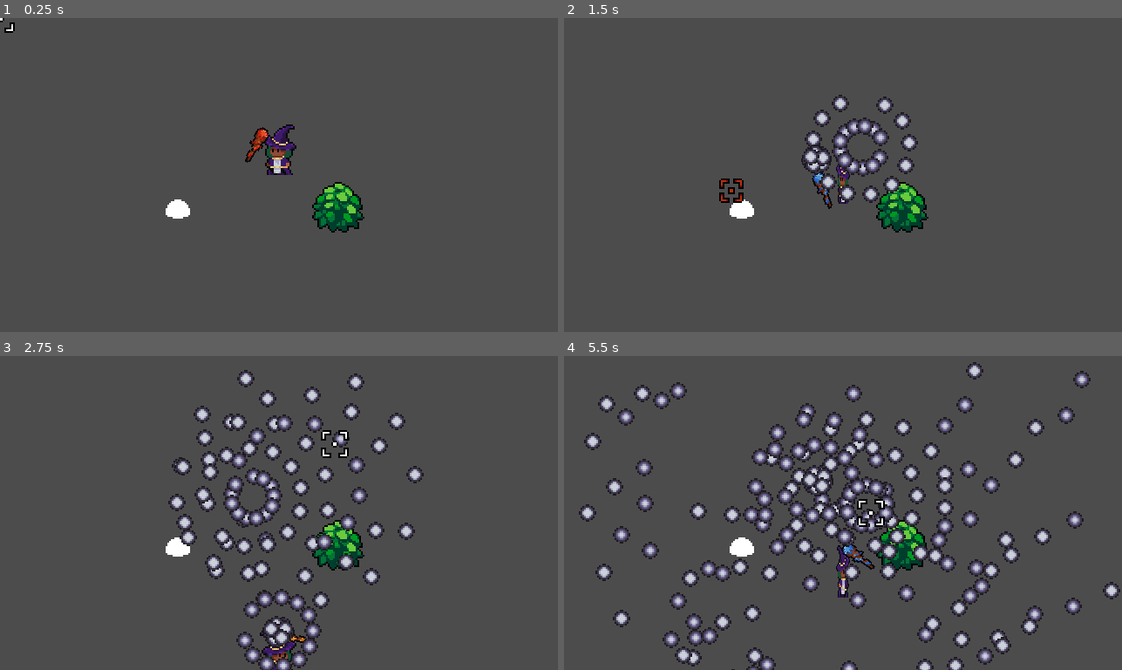
Above: before the commit, frames 1-4 (two rows, left to right).
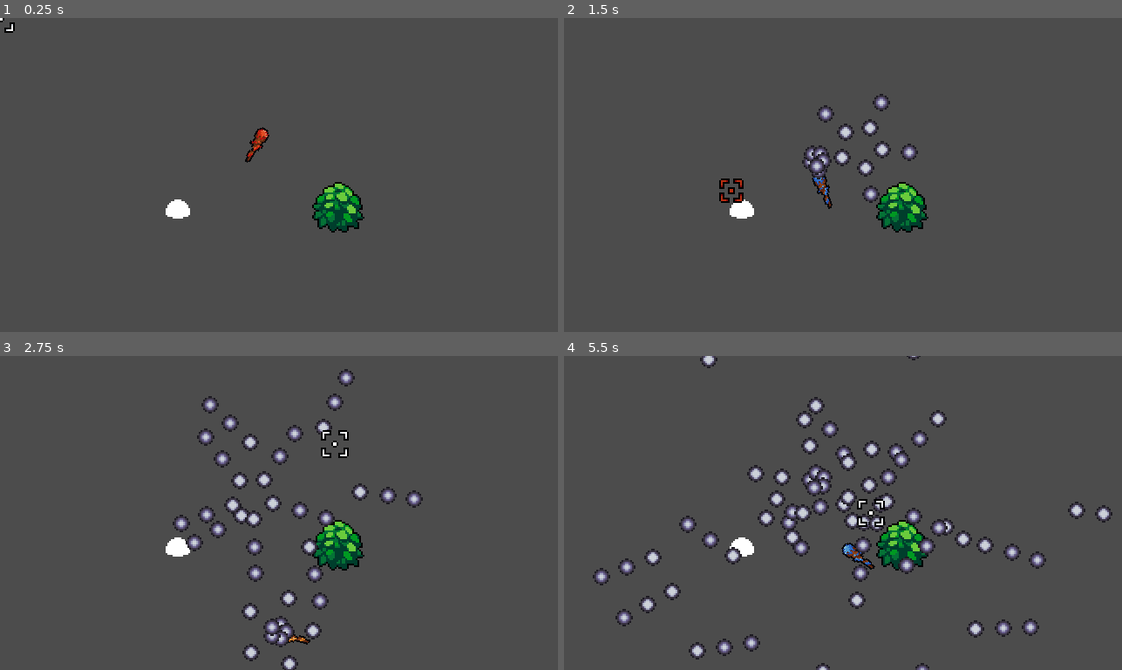
Above: after the commit, the same moments.

Repository: Triceru179/GameJam5
Game: Godot game, scene res://Main.tscn
The game is run twice, just before and just after one commit, with the same random seed, the same clock (stepped at 60 frames per second) and the same inputs.
Inputs (mouse positions are in pixels of both pictures, inside the frame that each line leads up to):
- Up to frame 1 (0.25 s): no input
- Up to frame 2 (1.5 s): move the mouse to (965, 159) at 0.52 s; hold E (action_color_swap_right) 0.53-1.28 s; click (965, 159) at 0.6 s; move the mouse to (731, 190) at 1.27 s; hold S (action_down) from 1.28 s (still down); click (731, 190) at 1.35 s
- Up to frame 3 (2.75 s): move the mouse to (334, 443) at 2.02 s; release S (action_down) at 2.03 s; hold E (action_color_swap_right) from 2.03 s (still down); click (334, 443) at 2.1 s
- Up to frame 4 (5.5 s): move the mouse to (815, 575) at 2.77 s; release E (action_color_swap_right) at 2.78 s; hold W (action_up) 2.78-3.53 s; click (815, 575) at 2.85 s; move the mouse to (1010, 560) at 3.52 s; hold Q (action_color_swap_left) 3.53-5.03 s; click (1010, 560) at 3.6 s; move the mouse to (675, 465) at 4.27 s; click (675, 465) at 4.35 s; move the mouse to (870, 513) at 5.02 s; hold S (action_down) from 5.03 s (still down); click (870, 513) at 5.1 s

The runs differ from the first frame. In frame 1, 0.6% of the frame differs, in the area x 47-54%, y 33-50%; in frame 2, 2.3%; in frame 3, 8.1%; in frame 4, 14%, in the area x 2-100%, y 0-100%.

Commit message:
Fixed attack spawner rotation bug

Diff:
--- a/actors/attacks/attack_datas/CircleAttack1.tres
+++ b/actors/attacks/attack_datas/CircleAttack1.tres
@@ -5,5 +5,5 @@
 
 [resource]
 script = ExtResource( 1 )
-projectiles = [ ExtResource( 2 ), ExtResource( 2 ), ExtResource( 2 ), ExtResource( 2 ), ExtResource( 2 ), ExtResource( 2 ), ExtResource( 2 ), ExtResource( 2 ), ExtResource( 2 ), ExtResource( 2 ), ExtResource( 2 ), ExtResource( 2 ) ]
+projectiles = [ ExtResource( 2 ), ExtResource( 2 ), ExtResource( 2 ), ExtResource( 2 ), ExtResource( 2 ) ]
 spread = 360.0
--- a/actors/attacks/attack_pattern_data.gd
+++ b/actors/attacks/attack_pattern_data.gd
@@ -1,7 +1,7 @@
 extends Resource
 class_name AttackPatternData
 
-export(float, 0, 360) var rotation_speed = 0
+export(float, 0, 360) var rotation_per_attack = 0
 export(float, 0.1, 0.5) var inbetween_delay = 0.1
 
 export(Array, Resource) var attack_datas = []
--- a/actors/attacks/attack_patterns/TripleCircle.tres
+++ b/actors/attacks/attack_patterns/TripleCircle.tres
@@ -5,6 +5,6 @@
 
 [resource]
 script = ExtResource( 1 )
-rotation_speed = 180.0
+rotation_per_attack = 0.0
 inbetween_delay = 0.5
 attack_datas = [ ExtResource( 2 ), ExtResource( 2 ), ExtResource( 2 ) ]
--- a/actors/enemies/slime/Slime.tscn
+++ b/actors/enemies/slime/Slime.tscn
@@ -24,21 +24,20 @@
 script = ExtResource( 6 )
 
 [node name="Body" parent="Pivot/BodyPivot" index="0"]
-material = SubResource( 3 )
+material = SubResource( 1 )
 texture = ExtResource( 2 )
 offset = Vector2( 0, -3 )
 hframes = 10
 
 [node name="Pushbox" parent="." index="2"]
-visible = true
-shape = SubResource( 1 )
+shape = SubResource( 2 )
 
 [node name="Hurtbox" parent="." index="3"]
 visible = false
 
 [node name="CollisionShape2D" parent="Hurtbox" index="0"]
 position = Vector2( 0, -5 )
-shape = SubResource( 2 )
+shape = SubResource( 3 )
 
 [node name="BodyPaletteSwapper" parent="." index="4"]
 palette_red = ExtResource( 4 )
--- a/actors/player/Player.tscn
+++ b/actors/player/Player.tscn
@@ -116,6 +116,7 @@
 anims/walk = SubResource( 2 )
 
 [node name="Body" parent="Pivot/BodyPivot" index="0"]
+visible = false
 material = SubResource( 4 )
 texture = ExtResource( 5 )
 hframes = 6
--- a/projectile/Projectile.tscn
+++ b/projectile/Projectile.tscn
@@ -38,6 +38,5 @@
 [node name="AnimatedSprite" type="AnimatedSprite" parent="."]
 z_index = -1
 frames = SubResource( 4 )
-frame = 1
 playing = true
 [connection signal="screen_exited" from="VisibilityNotifier2D" to="." method="_on_VisibilityNotifier2D_screen_exited"]
--- a/world/attack_spawner/attack_spawner.gd
+++ b/world/attack_spawner/attack_spawner.gd
@@ -3,7 +3,7 @@
 const PROJECTILE_SCENE = preload("res://projectile/Projectile.tscn")
 
 func execute_attack(pattern: AttackPatternData, direction: Vector2, position: Vector2, collision_layer: int):
-	var dir: Vector2 = direction
+	var dir: Vector2 = direction.normalized()
 	var proj_node = get_tree().get_root().get_node("Main/World/Projectiles")
 	if proj_node == null:
 		var n = Node.new()
@@ -12,16 +12,26 @@
 		proj_node = n
 
 	for attack_data in pattern.attack_datas:
-		var proj_dir = dir.rotated(-attack_data.spread / 2)
+		var rotation_step = 0
+		var proj_initial_rot = 0
 
-		for p_data in attack_data.projectiles:
+		if attack_data.spread == 360:
+			rotation_step = attack_data.spread / attack_data.projectiles.size()
+			proj_initial_rot = dir.angle()
+		else:
+			rotation_step = attack_data.spread / (attack_data.projectiles.size() - 1)
+			proj_initial_rot = dir.angle() - deg2rad(attack_data.spread / 2)
+
+		for i in range(attack_data.projectiles.size()):
 			var proj = PROJECTILE_SCENE.instance()
+			var angle = proj_initial_rot + deg2rad(rotation_step * i)
+			var rot_vec = Vector2(cos(angle), sin(angle))
+
 			proj_node.add_child(proj)
 
 			proj.position = position
-			proj.setup_projectile(p_data, proj_dir, collision_layer)
+			proj.setup_projectile(attack_data.projectiles[i],
+				rot_vec, collision_layer)
 
-			proj_dir = proj_dir.rotated(attack_data.spread / attack_data.projectiles.size() - 1)
-
-		dir = dir.rotated(deg2rad(pattern.rotation_speed * pattern.inbetween_delay))
+		dir = dir.rotated(deg2rad(pattern.rotation_per_attack))
 		yield(get_tree().create_timer(pattern.inbetween_delay), "timeout")
Not shown: 1 places in actors/enemies/slime/Slime.tscn that only renumber resources
